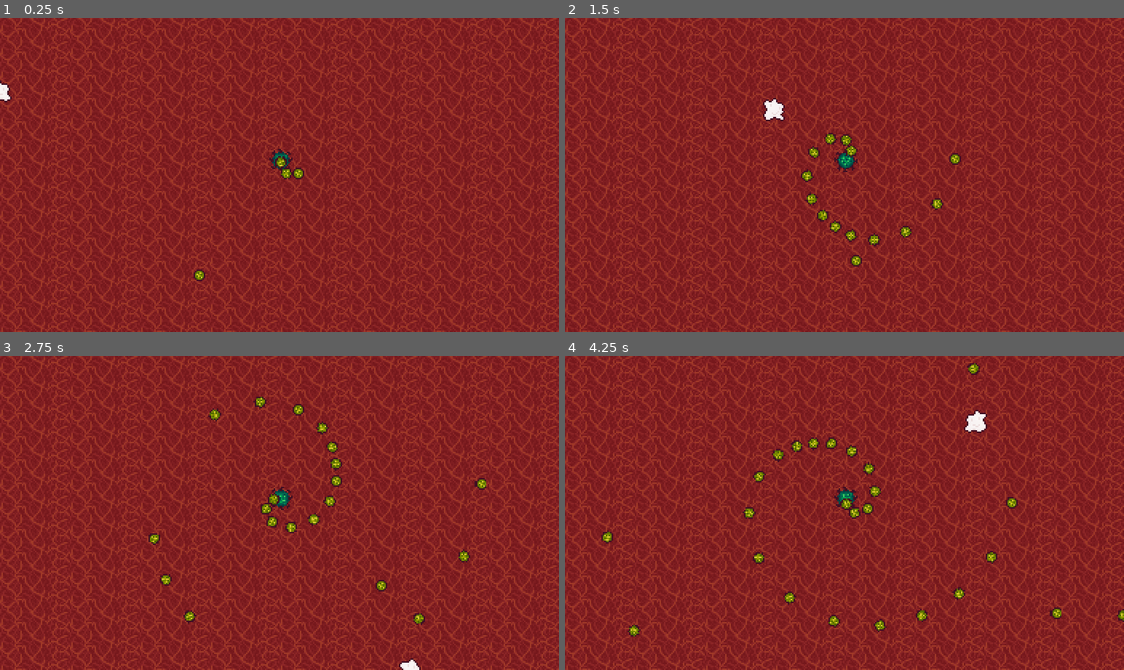
Above: before the commit, frames 1-4 (two rows, left to right).
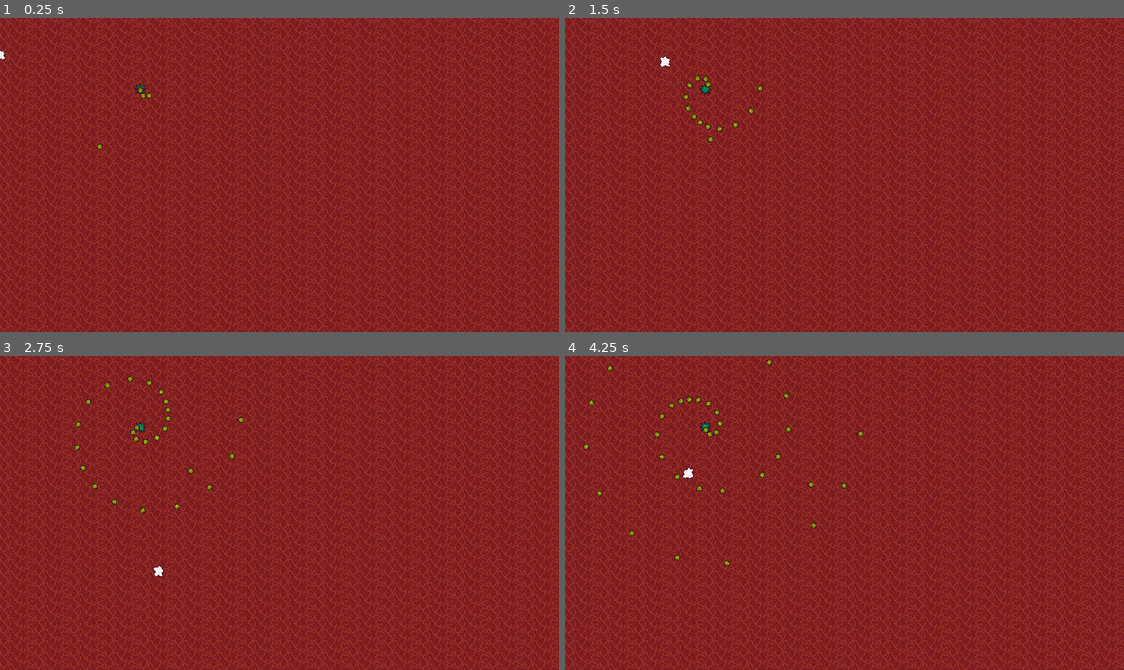
Above: after the commit, the same moments.

Repository: emrysshevek/anti-virus
Game: Godot game, scene res://tester.tscn
Two runs of this game, one before a commit and one after it. Both use one fixed random seed, a clock stepped at 60 frames per second and the inputs below.
Inputs:
- Up to frame 1 (0.25 s): no input
- Up to frame 2 (1.5 s): hold D (move_right) 0.53-1.28 s; tap Space (dash, bound only after the commit) at 0.6 s; tap U (unlock, bound only after the commit) at 0.8, 1.35 s; hold S (move_down) from 1.28 s (still down)
- Up to frame 3 (2.75 s): tap Space (dash, bound only after the commit) at 1.55, 2.1 s; release S (move_down) at 2.03 s; hold D (move_right) from 2.03 s (still down); tap U (unlock, bound only after the commit) at 2.3 s
- Up to frame 4 (4.25 s): release D (move_right) at 2.78 s; hold W (move_up) 2.78-3.53 s; tap U (unlock, bound only after the commit) at 2.85, 3.8 s; tap Space (dash, bound only after the commit) at 3.05, 3.6 s; hold A (move_left) from 3.53 s (still down)

The runs differ from the first frame. In frame 1, 20% of the frame differs, in the area x 0-100%, y 0-100%; in frame 2, 21%; in frame 3, 21%; in frame 4, 22%.

Commit message:
dash ability component
turned the dash ability into a component

Diff:
--- /dev/null
+++ b/components/abilities/dash_ability.gd
@@ -0,0 +1,34 @@
+extends Node
+class_name DashAbility
+
+@export var dash_speed = 300
+@export var dash_time = 0.5
+@export var dash_cooldown = 3.0
+@export var is_unlocked = false
+
+var dash_timer = 0.0
+var dash_cooldown_timer = 0.0
+var is_dashing = false
+var dash_direction = Vector2.ZERO
+
+func can_dash() -> bool:
+    return not is_dashing and dash_cooldown_timer <= 0.0
+
+func start_dash(direction:Vector2):
+    is_dashing = true
+    dash_direction = direction
+    dash_timer = dash_time
+    dash_cooldown_timer = dash_cooldown
+
+func update_dash(delta:float, current_velocity:Vector2) -> Vector2:
+    if dash_cooldown_timer > 0.0:
+        dash_cooldown_timer -= delta
+
+    if is_dashing:
+        current_velocity = dash_direction * dash_speed
+        dash_timer -= delta
+        if dash_timer <= 0.0:
+            print("You just finished dashing")
+            is_dashing = false
+
+    return current_velocity
--- /dev/null
+++ b/components/abilities/dash_ability.tscn
@@ -0,0 +1,6 @@
+[gd_scene load_steps=2 format=3 uid="uid://biogcsywuhh03"]
+
+[ext_resource type="Script" path="res://components/abilities/dash_ability.gd" id="1_m8xnf"]
+
+[node name="dash_ability" type="Node"]
+script = ExtResource("1_m8xnf")
--- a/project.godot
+++ b/project.godot
@@ -17,9 +17,8 @@
 
 [display]
 
-window/size/viewport_width=384
-window/size/viewport_height=216
-window/size/mode=3
+window/size/viewport_width=768
+window/size/viewport_height=432
 window/stretch/mode="viewport"
 window/stretch/aspect="expand"
 
@@ -58,6 +57,21 @@
 , Object(InputEventKey,"resource_local_to_scene":false,"resource_name":"","device":-1,"window_id":0,"alt_pressed":false …(186 unchanged characters)…
 ]
 }
+dash={
+"deadzone": 0.5,
+"events": [Object(InputEventKey,"resource_local_to_scene":false,"resource_name":"","device":-1,"window_id":0,"alt_pressed":false,"shift_pressed":false,"ctrl_pressed":false,"meta_pressed":false,"pressed":false,"keycode":0,"physical_keycode":32,"key_label":0,"unicode":32,"location":0,"echo":false,"script":null)
+]
+}
+unlock={
+"deadzone": 0.5,
+"events": [Object(InputEventKey,"resource_local_to_scene":false,"resource_name":"","device":-1,"window_id":0,"alt_pressed":false,"shift_pressed":false,"ctrl_pressed":false,"meta_pressed":false,"pressed":false,"keycode":0,"physical_keycode":85,"key_label":0,"unicode":117,"location":0,"echo":false,"script":null)
+]
+}
+shield={
+"deadzone": 0.5,
+"events": [Object(InputEventMouseButton,"resource_local_to_scene":false,"resource_name":"","device":0,"window_id":0,"alt_pressed":false,"shift_pressed":false,"ctrl_pressed":false,"meta_pressed":false,"button_mask":0,"position":Vector2(0, 0),"global_position":Vector2(0, 0),"factor":1.0,"button_index":1,"canceled":false,"pressed":false,"double_click":false,"script":null)
+]
+}
 
 [layer_names]
 
--- a/scenes/player/player.gd
+++ b/scenes/player/player.gd
@@ -1,8 +1,7 @@
 extends CharacterBody2D
-
 class_name Player
 
-#export variables that we can change from the editor, player data is typically grabbed from player_data.tres in the player folder.
+#export variables that we can change from the editor, player data is typically grabbed from
 @export var player_data: PlayerData
 @export var texture: Sprite2D
 @export var hitbox: CollisionShape2D
@@ -12,12 +11,16 @@
 var health: int = 10
 var inventory: bool
 var power: int = 5
+
 var max_speed = 400
 const accel = 650
 const friction = 850
 
 #move snap is to make the left, right, up, down movement more reactive, for faster reflexes
-const move_snap: int = 2
+const move_snap = 2
+
+@onready var dash_ability: DashAbility = $DashAbility
+
 var input = Vector2.ZERO
 
 func _ready():
@@ -31,50 +34,60 @@
 
 func _physics_process(delta):
 	player_movement(delta)
+	if Input.is_action_just_pressed("unlock") and not dash_ability.is_unlocked :
+		dash_ability.is_unlocked = true
+		print("you've unlocked the dash ability!")
 
-func get_input():
+func _process(_delta):
+	#give i frames to dash
+	if dash_ability.is_dashing:
+		hitbox.disabled = true
+		#print("i")
+	else:
+		hitbox.disabled = false
+		#print("x")
+
+func get_input() -> Vector2:
+	input.x = int(Input.is_action_pressed("move_right")) - int(Input.is_action_pressed("move_left"))
+	input.y = int(Input.is_action_pressed("move_down")) - int(Input.is_action_pressed("move_up"))
+
+	# Flip the sprite depending on horizontal direction
 	if input.x < 0:
 		texture.flip_h = true
 	elif input.x > 0:
 		texture.flip_h = false
 
-	input.x = int(Input.is_action_pressed("move_right")) - int(Input.is_action_pressed("move_left"))
-	input.y = int(Input.is_action_pressed("move_down")) - int(Input.is_action_pressed("move_up"))
 	return input.normalized()
 
 #function to handle the player movemnt - this will get processed in the physics process and checks the get_input function
 #to determine where the player is trying to move
 func player_movement(delta):
-	input = get_input()
+	var input_dir = get_input()
+	if dash_ability.can_dash() and Input.is_action_just_pressed("dash") and dash_ability.is_unlocked:
+		var dash_dir = input_dir if input_dir != Vector2.ZERO else velocity.normalized()
+		dash_ability.start_dash(dash_dir)
 
-	if input == Vector2.ZERO:
-		if velocity.length() > (friction * delta):
-			velocity -= velocity.normalized() * (friction * delta * move_snap)
+	velocity = dash_ability.update_dash(delta,velocity)
+
+	if not dash_ability.is_dashing:
+		if input_dir == Vector2.ZERO:
+			velocity = velocity.move_toward(Vector2.ZERO, friction * move_snap * delta)
 		else:
-			velocity = Vector2.ZERO
-	else:
-		velocity += (input * accel * delta)
-		velocity = velocity.limit_length(max_speed)
+			velocity = velocity.move_toward(input_dir * max_speed, accel * delta)
 
 	move_and_slide()
 
 #function to take damage from enemy
-
 func take_damage(damage):
 	health -= damage
 	print("Current Health: " + str(health))
-	#if health <= 0:
-	#	die()
-
-#func _on_hurtbox_area_entered(_area:Area2D):
-#	take_damage(10)
+	# if health <= 0:
+	# 	die()
 
 func die():
 	queue_free()
 
-
-
-func _on_analyzation_area_area_entered(area:Area2D):
+func _on_analyzation_area_area_entered(area: Area2D):
 	var overlapping_areas = analyzation_area.get_overlapping_areas()
 	if area.is_in_group("walls") and not $hurtbox:
 		print("Analyzing wall: ", area.name)
--- a/scenes/player/player.tscn
+++ b/scenes/player/player.tscn
@@ -1,9 +1,10 @@
-[gd_scene load_steps=10 format=3 uid="uid://v4nfvxokwuq4"]
+[gd_scene load_steps=11 format=3 uid="uid://v4nfvxokwuq4"]
 
 [ext_resource type="Script" path="res://scenes/player/player.gd" id="1_to4eo"]
 [ext_resource type="Resource" uid="uid://c75dnqr6kgfvo" path="res://scenes/player/player_data.tres" id="2_wei58"]
 [ext_resource type="PackedScene" uid="uid://c0jst2x5la5hu" path="res://scenes/player/hurtbox.tscn" id="3_0yg16"]
 [ext_resource type="Texture2D" uid="uid://cvqg8onsc8p1e" path="res://scenes/player/player.png" id="3_vbhxh"]
+[ext_resource type="Script" path="res://components/abilities/dash_ability.gd" id="5_d1tlo"]
 
 [sub_resource type="CircleShape2D" id="CircleShape2D_ddd3e"]
 radius = 70.0
@@ -81,5 +82,8 @@
 shape = SubResource("CircleShape2D_0da72")
 debug_color = Color(0.314651, 0.622992, 0.174401, 0.42)
 
+[node name="DashAbility" type="Node" parent="."]
+script = ExtResource("5_d1tlo")
+
 [connection signal="area_entered" from="hurtbox" to="." method="_on_hurtbox_area_entered"]
 [connection signal="area_entered" from="analyzation_area" to="." method="_on_analyzation_area_area_entered"]
